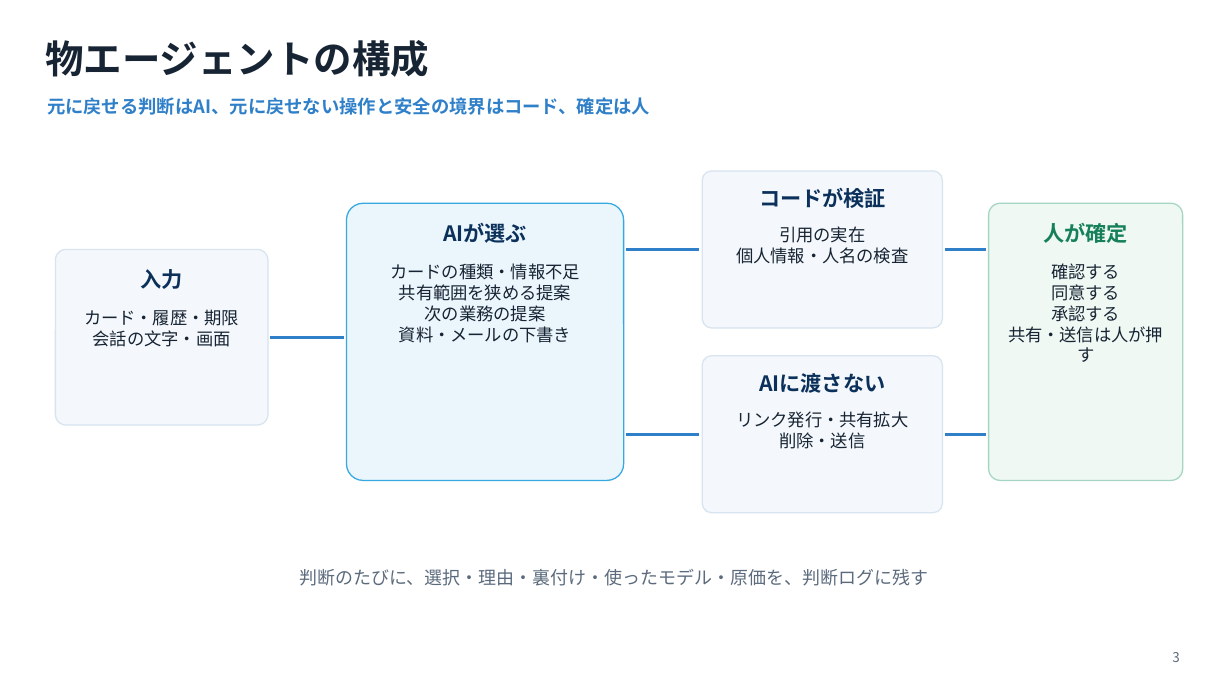
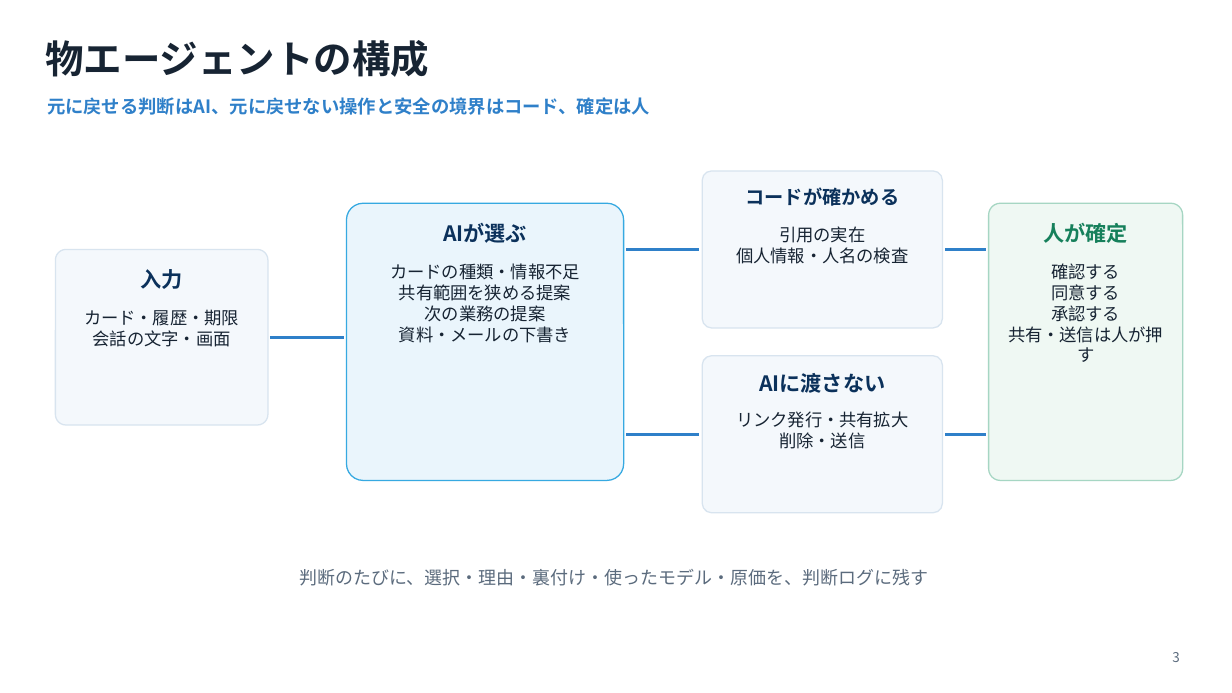
Before and after one commit to 009-next/Connect-Force, a slide deck: slide 4 of hackathon_materials/slides/Connect-Force_submission.pptx (slide 3 before the commit). Drawn at 1232x693 pixels with LibreOffice and Linux fonts; fonts in the diff are those of the drawing. Boxes give left, top, right and bottom in pixels: in the first picture for what was removed or moved away, otherwise in the second. Text is boxed around its words. In the diff, an @@ line names an element or a change of style, - is before the commit and + after.

```diff
--- a/hackathon_materials/slides/Connect-Force_submission.pptx
+++ b/hackathon_materials/slides/Connect-Force_submission.pptx
@@ text at [745, 187, 899, 206]: text changed; size 16.5 to 15 pt @@
-コードが検証
+コードが確かめる
```
Also in this commit, not shown: 9 other slides changed, 1 slide added, 9 other files.
